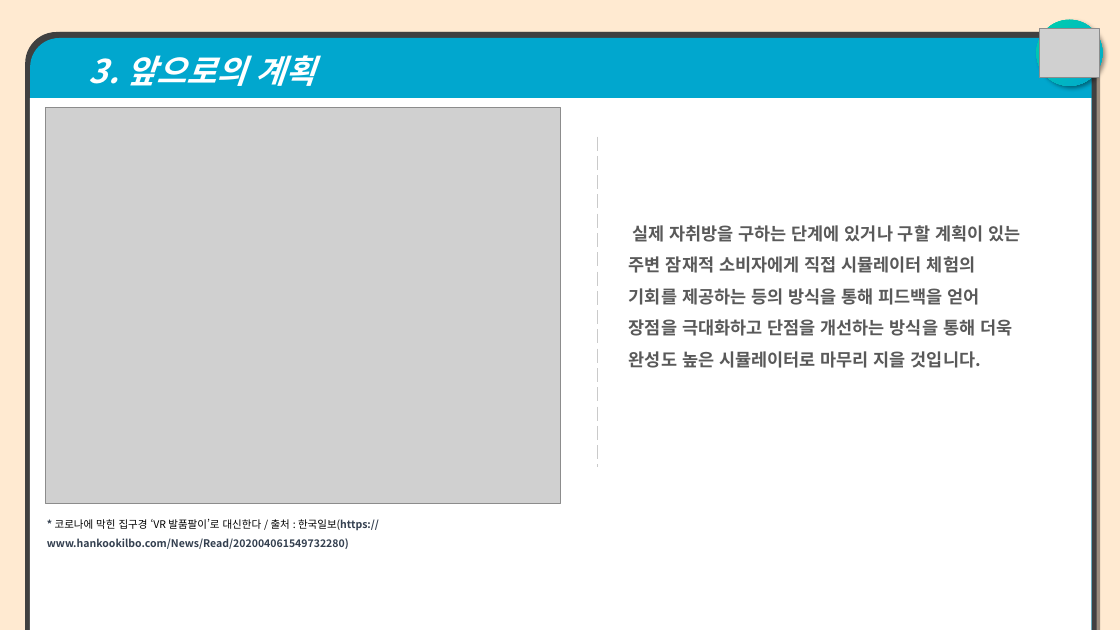
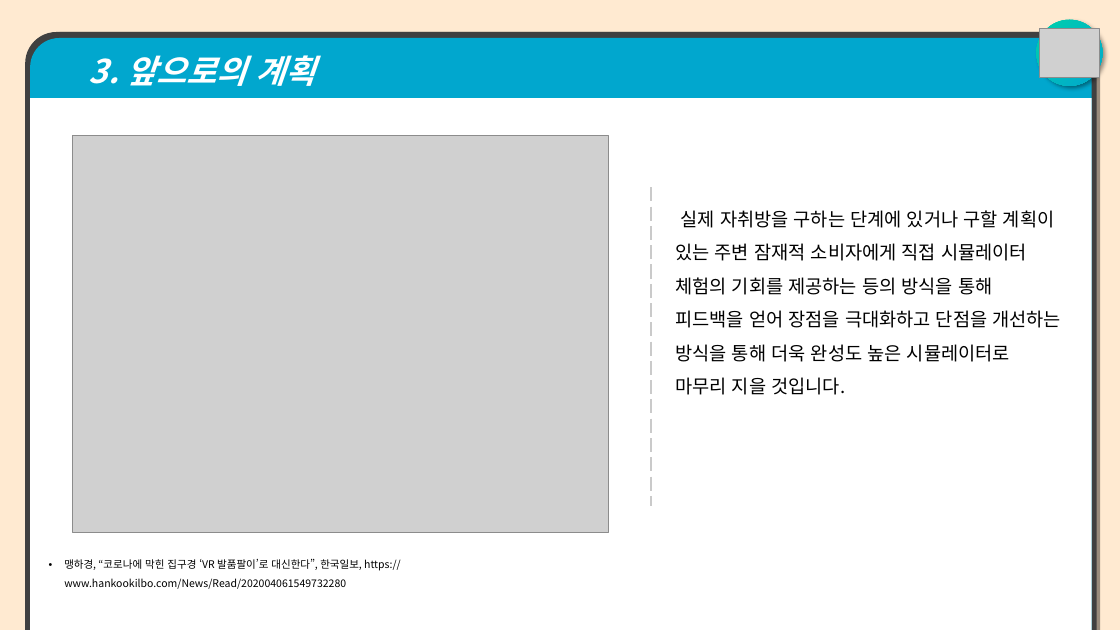
Before and after one commit to jangho1016/2022_1_CapstoneDesign, a slide deck: slide 12 of Final Assignments/22년 1학기 캡스톤-발표자료-파라노이드(오장호).pptx. Drawn at 1120x630 pixels with LibreOffice and Linux fonts; fonts in the diff are those of the drawing; grey boxes stand for pictures. Boxes give left, top, right and bottom in pixels: in the first picture for what was removed or moved away, otherwise in the second. Text is boxed around its words. In the diff, an @@ line names an element or a change of style, - is before the commit and + after.

```diff
--- a/Final Assignments/22년 1학기 캡스톤-발표자료-파라노이드(오장호).pptx
+++ b/Final Assignments/22년 1학기 캡스톤-발표자료-파라노이드(오장호).pptx
@@ picture: place and size @@
-picture at [45, 108, 561, 504]
+picture at [72, 136, 608, 533]
@@ line moved from (597, 137) - (597, 467) to (651, 187) - (651, 507) @@
@@ text "실제 자취방을 구하는 단계에 있거나 ...": place and size @@
-text "실제 자취방을 구하는 단계에 있거나 ..." at [629, 225, 1020, 368]
+text "실제 자취방을 구하는 단계에 있거나 ..." at [675, 210, 1062, 395]
@@ text "실제 자취방을 구하는 단계에 있거나 ..." at [675, 210, 1062, 395]: size 15 to 16 pt, text colour #595959 to #000000, bold off @@
@@ text at [64, 559, 401, 589]: text changed; text colour #333F50 to #000000; bold off @@
-* 코로나에 막힌 집구경 ‘VR 발품팔이’로 대신한다 / 출처 : 한국일보(https://www.hankookilbo.com/News/Read/202004061549732280)
+• 맹하경, “코로나에 막힌 집구경 ‘VR 발품팔이’로 대신한다”, 한국일보, https://www.hankookilbo.com/News/Read/202004061549732280
```
Also in this commit, not shown: 4 other slides changed, 1 other file.
